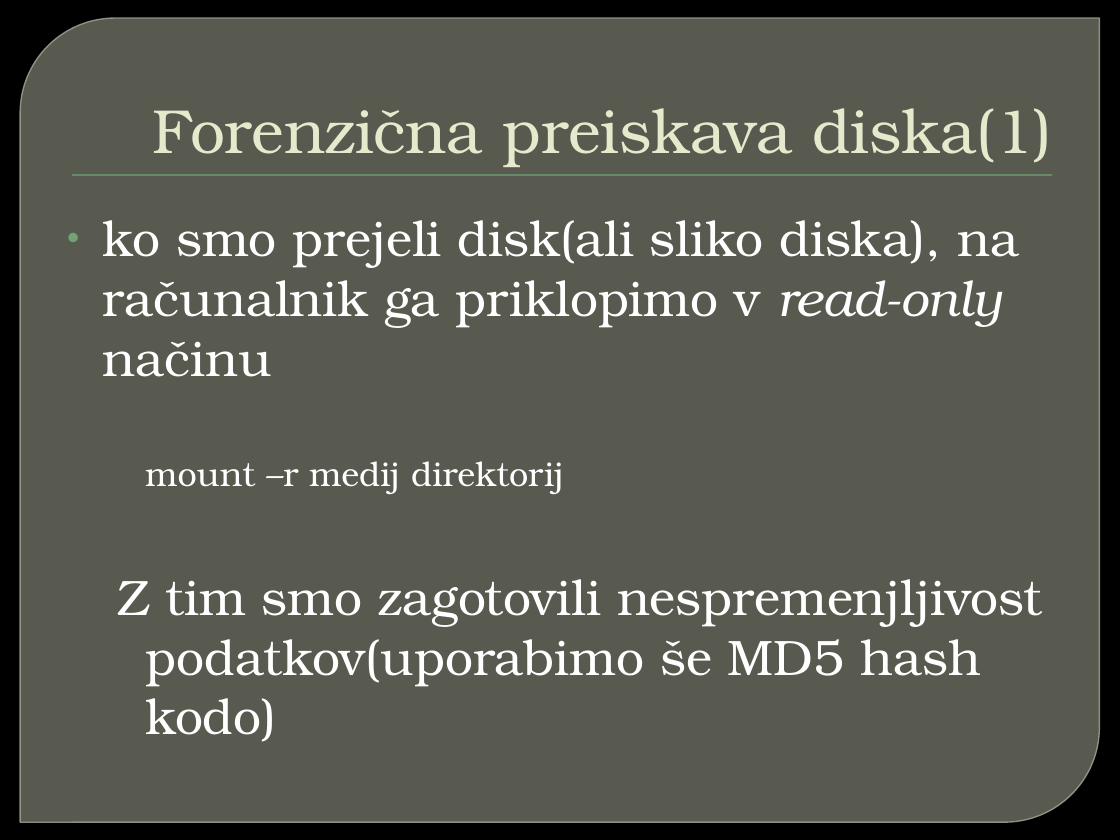
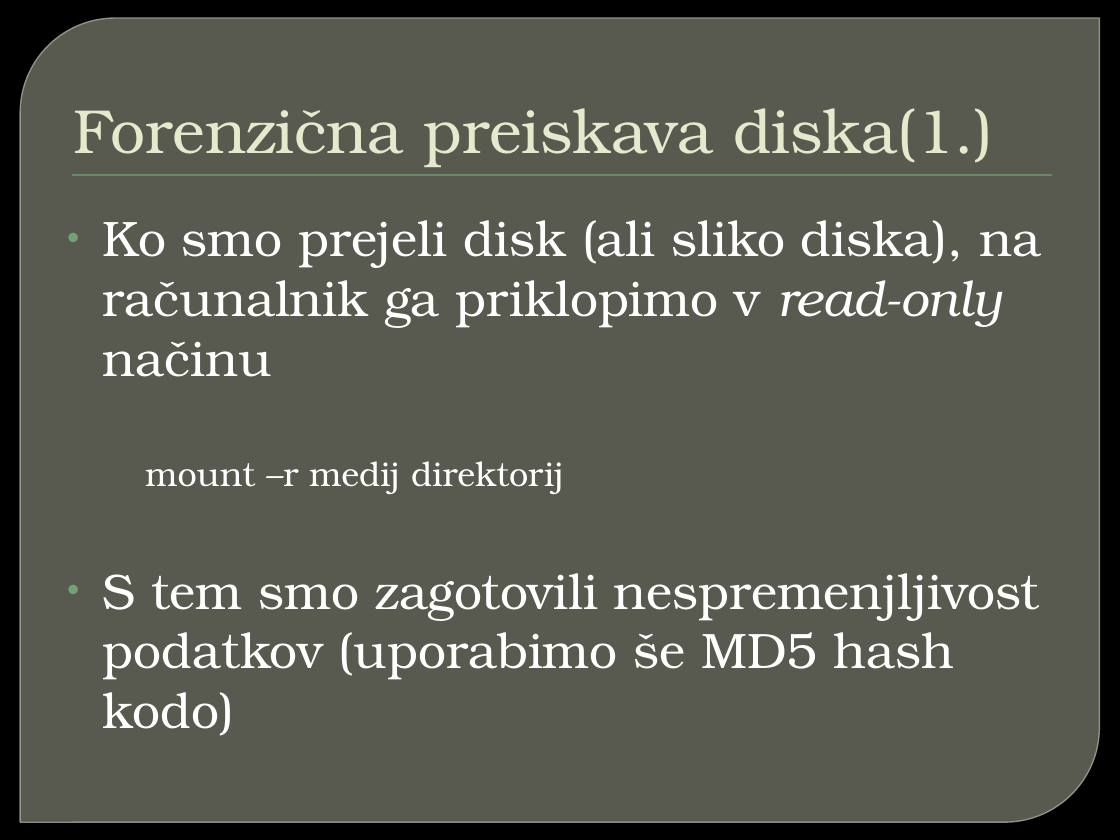
Before and after one commit to primus11/Digital-forensics, a slide deck: slide 4 of Forenzicna_analiza_OS_Linux.pptx (slide 9 before the commit). Drawn at 1120x840 pixels with LibreOffice and Linux fonts; fonts in the diff are those of the drawing; background and template pictures are left out. Boxes give left, top, right and bottom in pixels: in the first picture for what was removed or moved away, otherwise in the second. Text is boxed around its words. In the diff, an @@ line names an element or a change of style, - is before the commit and + after.

```diff
--- a/Forenzicna_analiza_OS_Linux.pptx
+++ b/Forenzicna_analiza_OS_Linux.pptx
@@ title at (x1=74, y1=108, x2=993, y2=167): text changed @@
-Forenzična preiskava diska(1)
+Forenzična preiskava diska(1.)
@@ text at (x1=103, y1=220, x2=1041, y2=377): text changed @@
-• ko smo prejeli disk(ali sliko diska), na računalnik ga priklopimo v read-only načinu
+• Ko smo prejeli disk (ali sliko diska), na računalnik ga priklopimo v read-only načinu
@@ text at (x1=103, y1=573, x2=1039, y2=736): text changed @@
-  Z tim smo zagotovili nespremenjljivost podatkov(uporabimo še MD5 hash kodo)
+• S tem smo zagotovili nespremenjljivost podatkov (uporabimo še MD5 hash kodo)
```
Also in this commit, not shown: 15 other slides changed, 6 slides added, 1 other file.
